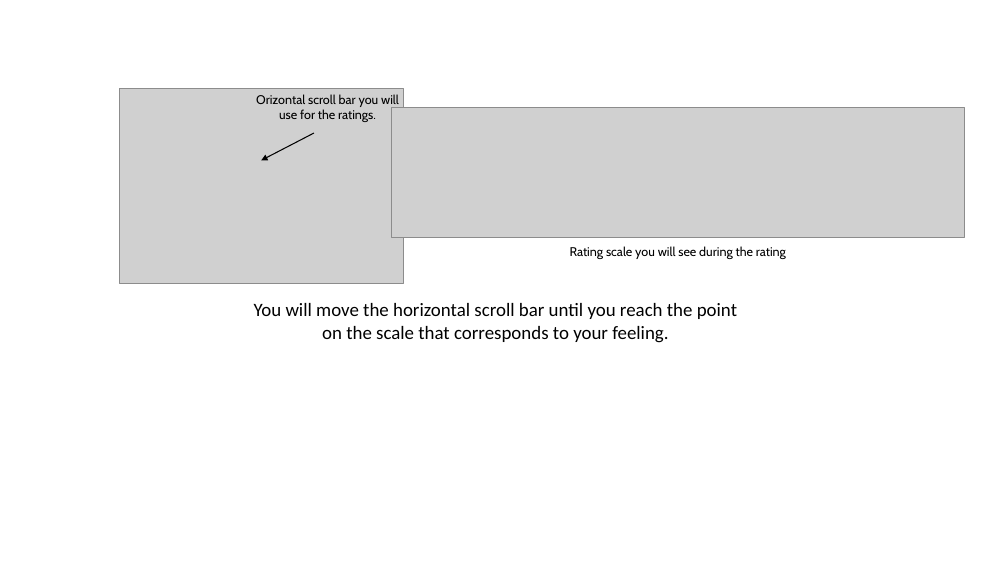
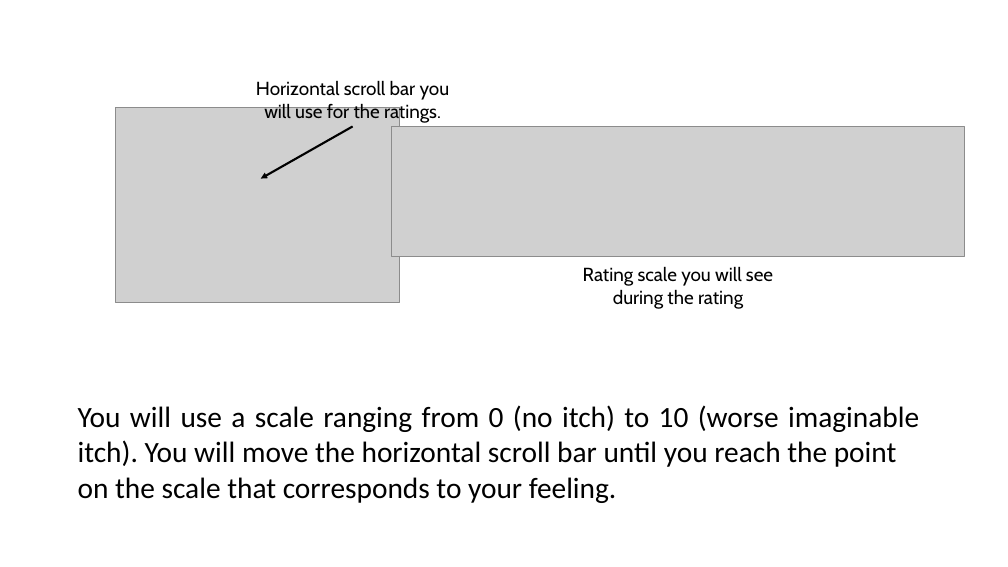
Before and after one commit to LabBench-Society/Protocols, a slide deck: slide 2 of docs/alloknesisDemo/Images.pptx. Drawn at 1008x567 pixels with LibreOffice and Linux fonts; fonts in the diff are those of the drawing; grey boxes stand for pictures. Boxes give left, top, right and bottom in pixels: in the first picture for what was removed or moved away, otherwise in the second. Text is boxed around its words. In the diff, an @@ line names an element or a change of style, - is before the commit and + after.

```diff
--- a/docs/alloknesisDemo/Images.pptx
+++ b/docs/alloknesisDemo/Images.pptx
@@ text at bbox=[256, 80, 450, 123]: text changed; size 12 to 18 pt @@
-Orizontal scroll bar you will use for the ratings.
+Horizontal scroll bar you will use for the ratings.
@@ picture: place and size @@
-picture at bbox=[119, 88, 404, 284]
+picture at bbox=[116, 107, 400, 302]
@@ arrow moved from (314, 133) - (262, 160) to (352, 126) - (261, 178) @@
@@ arrow (352, 126) - (261, 178): stroke #000000 1 pt to #000000 2 pt @@
@@ picture: place and size @@
-picture at bbox=[392, 107, 964, 237]
+picture at bbox=[392, 126, 964, 256]
@@ text "Rating scale you will see ...": place and size @@
-text "Rating scale you will see ..." at bbox=[570, 246, 786, 259]
+text "Rating scale you will see ..." at bbox=[583, 266, 773, 309]
@@ text "Rating scale you will see ..." at bbox=[583, 266, 773, 309]: size 12 to 18 pt @@
@@ text "You will use a scale ...": place and size @@
-text "You will use a scale ..." at bbox=[254, 303, 737, 343]
+text "You will use a scale ..." at bbox=[78, 405, 919, 503]
@@ text at bbox=[78, 405, 919, 467]: text changed; size 18 to 28 pt @@
-You will move the horizontal scroll bar until you reach the point
+You will use a scale ranging from 0 (no itch) to 10 (worse imaginable itch). You will move the horizontal scroll bar until you reach the point
@@ text at bbox=[78, 477, 617, 503]: size 18 to 28 pt in "on the scale that corresponds to your ..."; alignment centre to justified @@
```
Also in this commit, not shown: 1 other slide changed, 11 other files.
